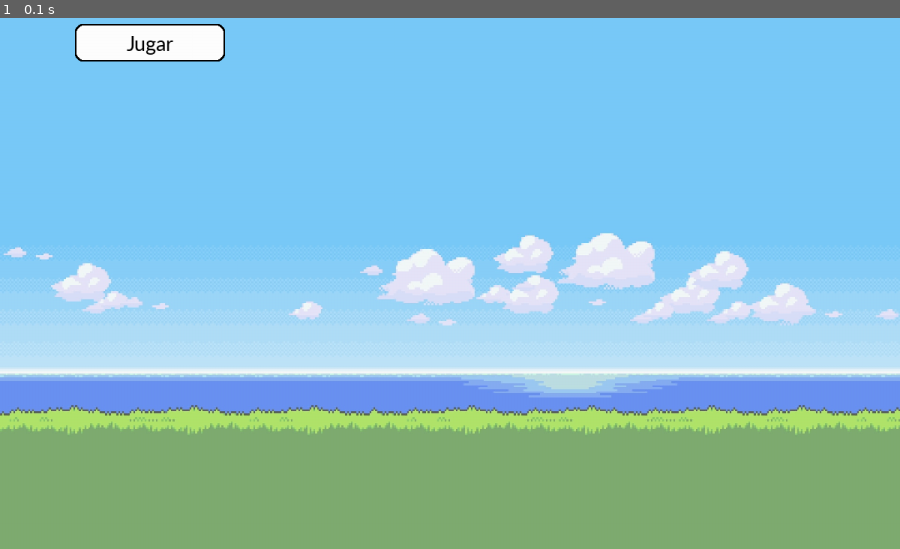
Above: before the commit, frame 1.
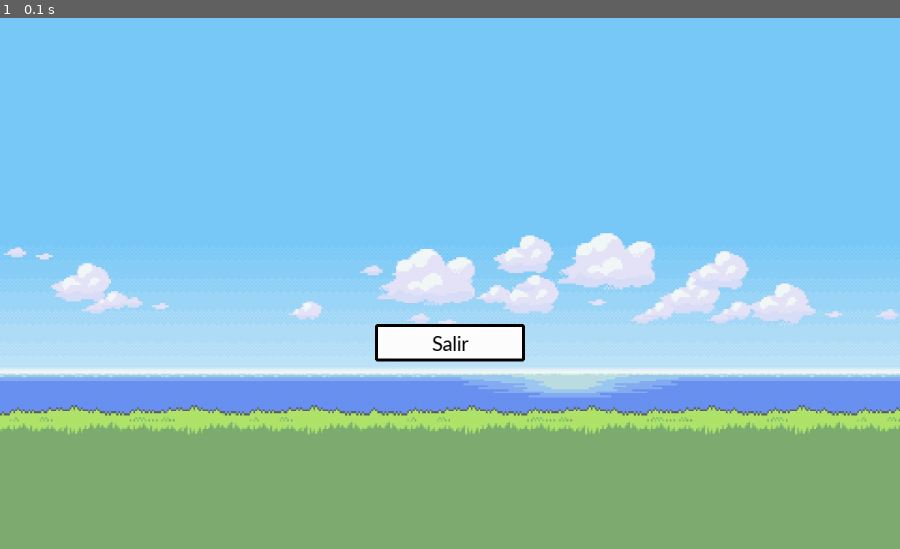
Above: after the commit, the same moment.

Repository: FedericoDeniard/PyGame-Who_is_that_pokemon
Game: pygame game, started from main.py
Two runs of this game, one before a commit and one after it. Both use one fixed random seed, a clock stepped at 60 frames per second and the inputs below.
Inputs:
- Up to frame 1 (0.1 s): no input

The runs differ from the first frame. In frame 1, 2.4% of the frame differs, in the area x 8-59%, y 1-65%.

Commit message:
Se creó un constructor de botones

Diff:
--- a/components/button.py
+++ b/components/button.py
@@ -1,9 +1,9 @@
+from assets.colours.main import colours
 import pygame
 import sys
-from assets.colours.main import colours
 
 class Button:
-    def __init__(self, screen, colour, position: tuple, border_radius=0, text="", font='Calibri', font_size=40, border_colour = None, border_width = 0):
+    def __init__(self, screen, colour, position: tuple, border_radius=0, text="", font='Calibri', font_size=40, border_colour = None, border_width = 0, text_colour = (0,0,0)):
         self.screen = screen
         self.colour = colour
         self.position = position
@@ -13,22 +13,27 @@
         self.font_size = font_size
         self.border_colour = border_colour
         self.border_width = border_width
+        self.text_colour = text_colour
 
     def draw_button(self):
         if self.border_colour and self.border_width > 0:
-            pygame.draw.rect(self.screen, self.border_colour, self.position, border_radius=self.border_radius)
+            self.hitbox = pygame.draw.rect(self.screen, self.border_colour, self.position, border_radius=self.border_radius)
             inner_position = (
                 self.position[0] + self.border_width,
                 self.position[1] + self.border_width,
                 self.position[2] - 2 * self.border_width,
                 self.position[3] - 2 * self.border_width
             )
-            pygame.draw.rect(self.screen, self.colour, inner_position, border_radius=self.border_radius)
+            border_radius = self.border_radius - self.border_width if self.border_radius > 0 and self.border_radius > self.border_width else 0
+            pygame.draw.rect(self.screen, self.colour, inner_position, border_radius=border_radius)
         else:
-            pygame.draw.rect(self.screen, self.colour, self.position, border_radius = self.border_radius + self.border_width)
+            self.hitbox = pygame.draw.rect(self.screen, self.colour, self.position, border_radius = self.border_radius)
 
         if self.text:
             myFont = pygame.font.SysFont(self.font, self.font_size)
-            text_surface = myFont.render(self.text, True, (0, 0, 0))  # Text, Antialiasing, colour
+            text_surface = myFont.render(self.text, True, self.text_colour)  # Text, Antialiasing, colour
             text_rect = text_surface.get_rect(center=(self.position[0] + self.position[2] // 2, self.position[1] + self.position[3] // 2))
             self.screen.blit(text_surface, text_rect)
+
+    def get_hitbox(self):
+        return self.hitbox
--- a/main.py
+++ b/main.py
@@ -32,8 +32,10 @@
 backround = pygame.image.load('assets/interface/backround.jpg')
 backround = pygame.transform.scale(backround, (WINDOW_WIDTH, WINDOW_HEIGHT))
 window.blit(backround, (0,0))
-button = Button(window, colours['WHITE'], (100, 100, 200, 50), border_radius=10, text="Jugar", font_size=30, border_colour=colours["BLACK"], border_width=2)
 
+button = Button(window, colours['WHITE'], (500, 500, 200, 50),  text="Salir", font_size=30, border_colour=colours["BLACK"], border_width=4, border_radius=3)
+button.draw_button()
+button_hitbox = button.get_hitbox()
 
 run_flag = True
 while run_flag == True:
@@ -41,8 +43,9 @@
     for event in pygame.event.get():
         if event.type == pygame.QUIT:
             run_flag = False
-        # if event.type == pygame.MOUSEBUTTONDOWN:
-        #     window.blit()
-    button.draw_button()
+        if event.type == pygame.MOUSEBUTTONDOWN:
+            if button_hitbox.collidepoint(event.pos):
+                run_flag = False
+
 
     pygame.display.update()
